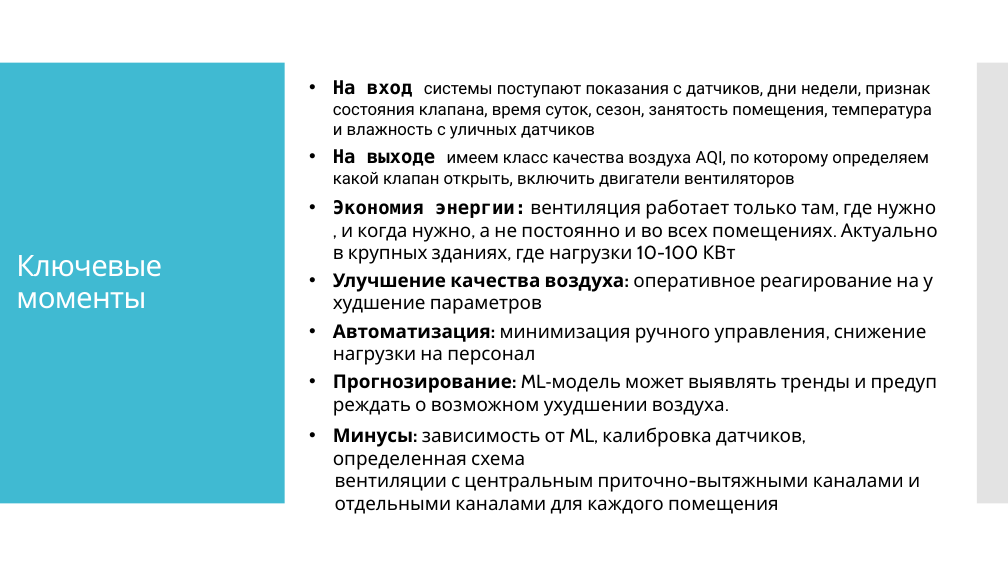
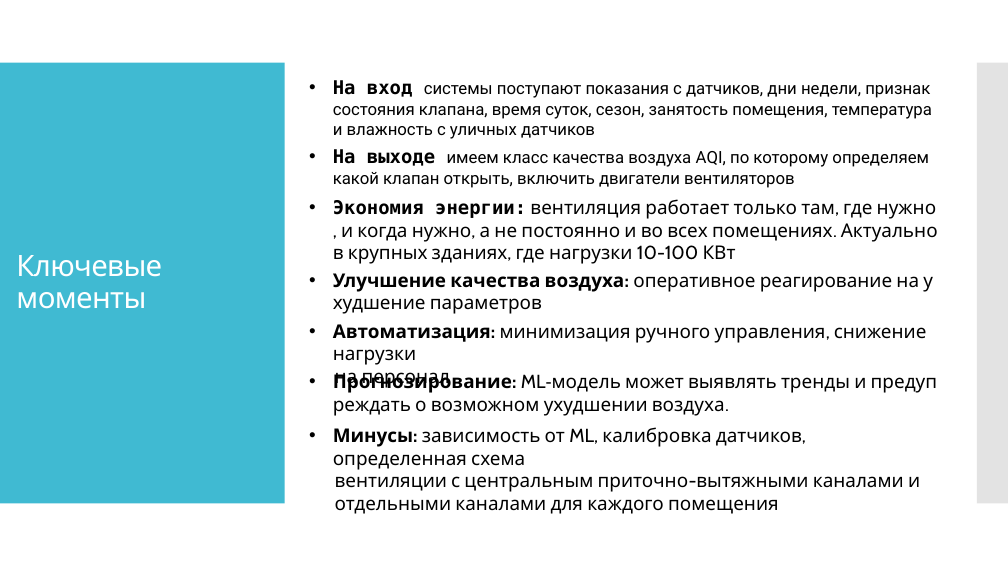
Before and after one commit to IlyyaNeustroev/airQuality, a slide deck: slide 6 of Презентация/АэроМонитор.ppsx. Drawn at 1008x567 pixels with LibreOffice and Linux fonts; fonts in the diff are those of the drawing. Boxes give left, top, right and bottom in pixels: in the first picture for what was removed or moved away, otherwise in the second. Text is boxed around its words. In the diff, an @@ line names an element or a change of style, - is before the commit and + after.

```diff
--- a/Презентация/АэроМонитор.ppsx
+++ b/Презентация/АэроМонитор.ppsx
@@ text at (333, 324, 927, 389): text changed @@
-• Автоматизация: минимизация ручного управления, снижение нагрузки на персонал
+• Автоматизация: минимизация ручного управления, снижение нагрузки
+на персонал
```
Also in this commit, not shown: 5 other slides changed, 7 slides added.
